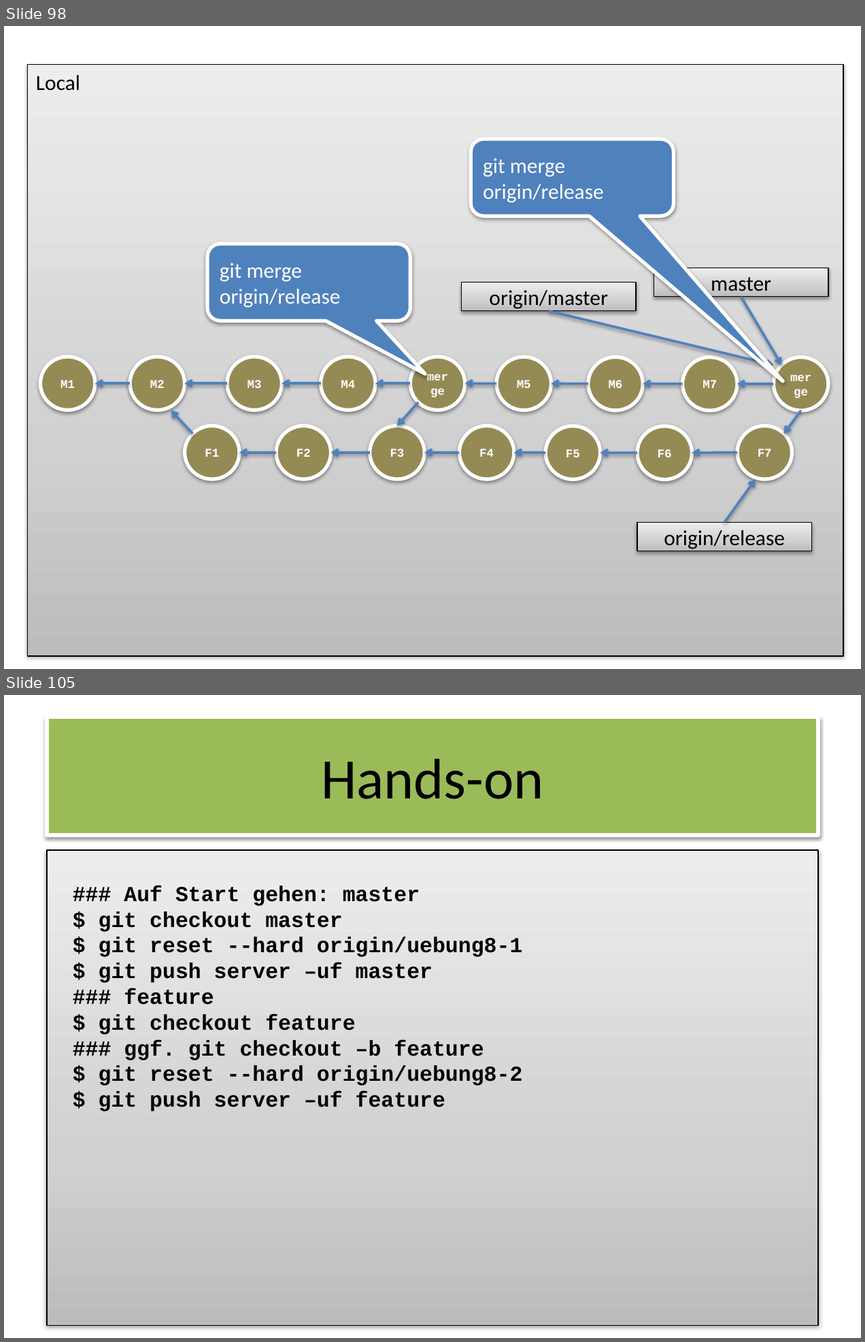
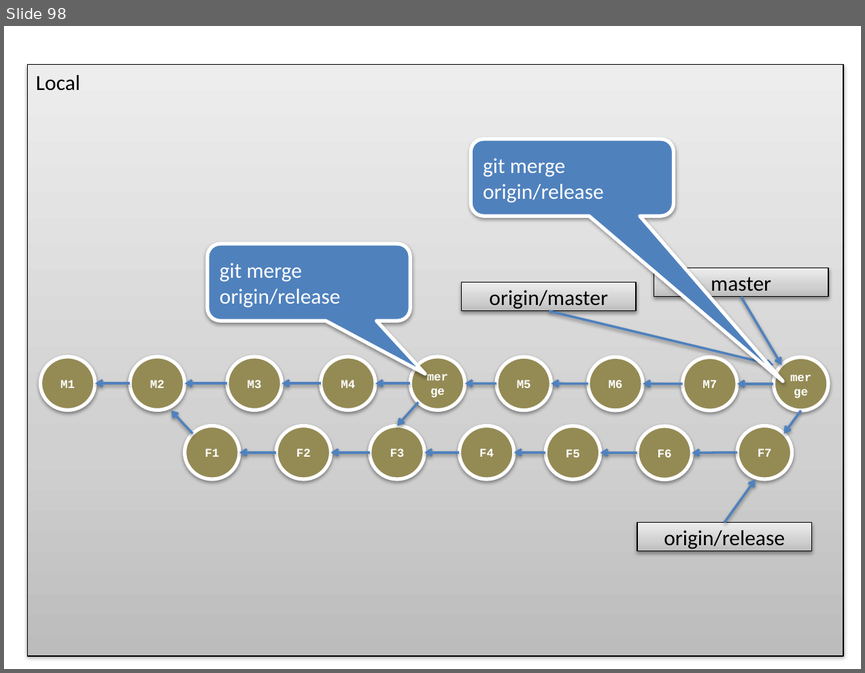
Before and after one commit to owidder/git-wks, a slide deck: git-wks.pptx. Shown one above the other, each under a label of ours: slides 98 and 105 before the commit, slide 98 after it; the slides between them are not shown. The pictures are 865x1342 and 865x673 pixels, drawn with LibreOffice and Linux fonts; fonts in the diff are those of the drawing. Boxes give left, top, right and bottom in pixels: in the first picture for what was removed or moved away, otherwise in the second. Text is boxed around its words. In the diff, an @@ line names an element or a change of style, - is before the commit and + after.

```diff
--- a/git-wks.pptx
+++ b/git-wks.pptx
@@ slide 105 removed at [4, 695, 861, 1338], background #FFFFFF @@
@@ rectangle removed at [47, 717, 818, 834] @@
-Hands-on
@@ rectangle removed at [47, 850, 818, 1325] @@
@@ text removed at [99, 885, 522, 1111] @@
-### Auf Start gehen: master
-$ git checkout master
-$ git reset --hard origin/uebung8-1
-$ git push server –uf master
-### feature
-$ git checkout feature
-### ggf. git checkout –b feature
-$ git reset --hard origin/uebung8-2
-$ git push server –uf feature
```
Also in this commit, not shown: 34 other slides removed, 1 other file.
